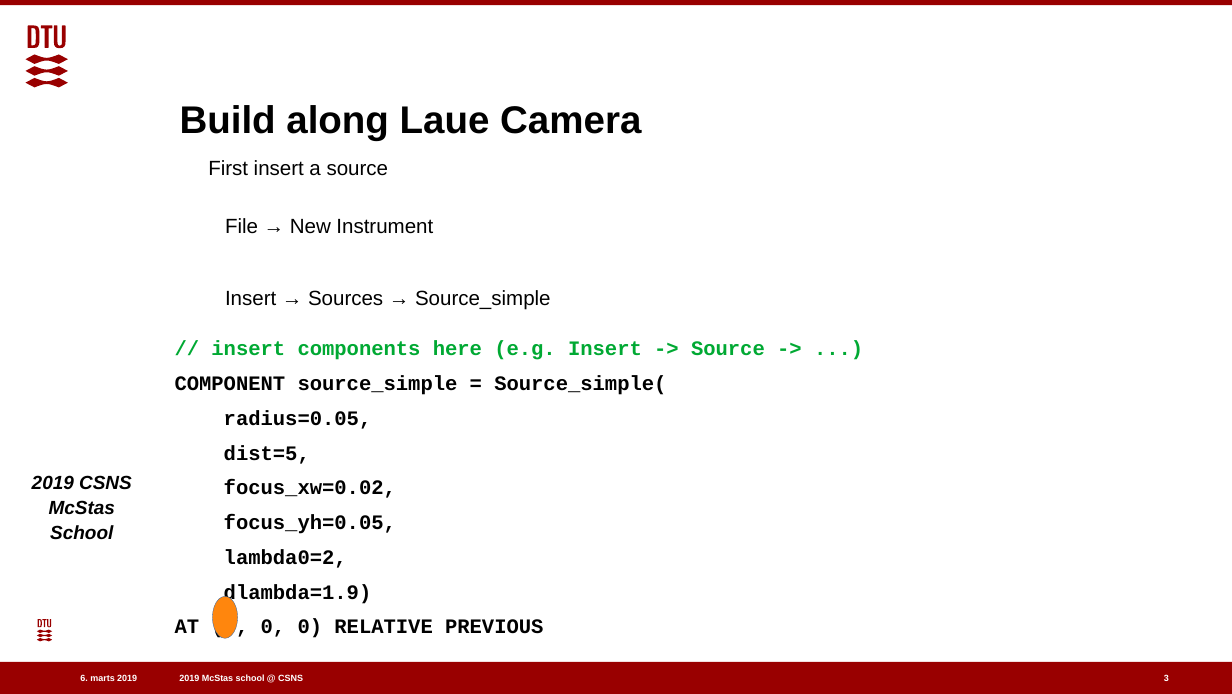
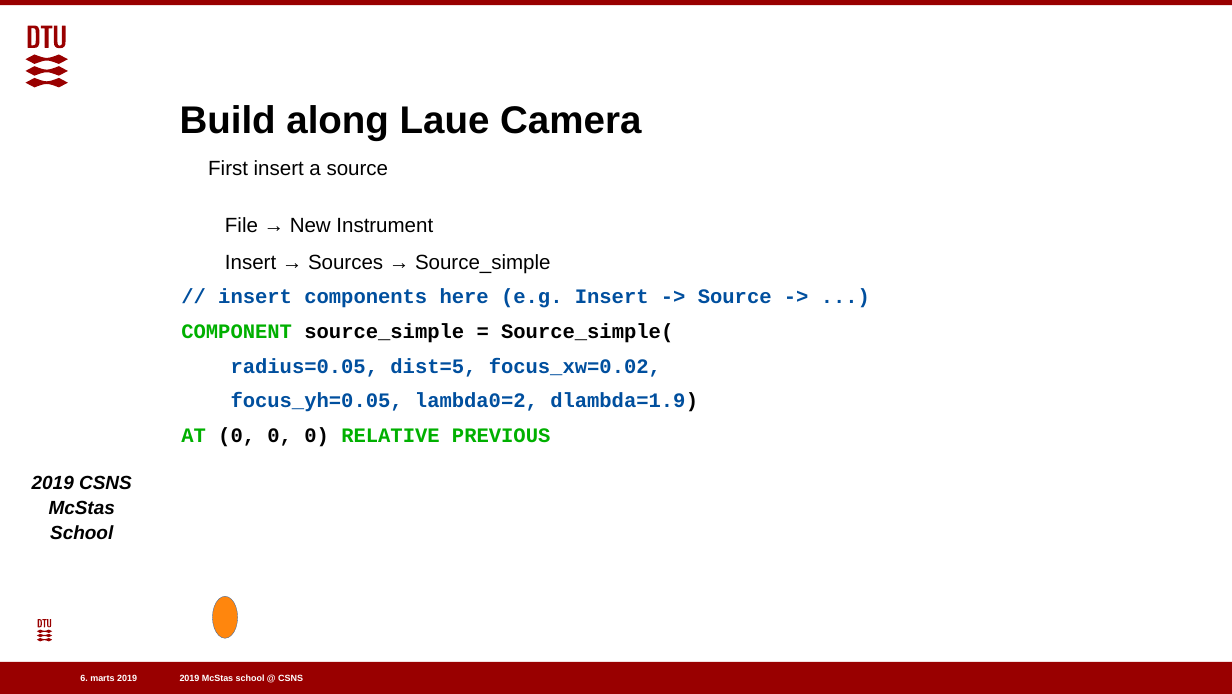
Before and after one commit to eddymaoui/Schools, a slide deck: slide 3 of CSNS_March_2019/3_Wednesday_March_27th/3_sample_and_keyword_exercise/3_sample_practical_powders_sx.pptx. Drawn at 1232x694 pixels with LibreOffice and Linux fonts; fonts in the diff are those of the drawing; background and template pictures are left out. Boxes give left, top, right and bottom in pixels: in the first picture for what was removed or moved away, otherwise in the second. Text is boxed around its words. In the diff, an @@ line names an element or a change of style, - is before the commit and + after.

```diff
--- a/CSNS_March_2019/3_Wednesday_March_27th/3_sample_and_keyword_exercise/3_sample_practical_powders_sx.pptx
+++ b/CSNS_March_2019/3_Wednesday_March_27th/3_sample_and_keyword_exercise/3_sample_practical_powders_sx.pptx
@@ text "File → New Instrument" rewrapped from [225,218,551,310] to [225,217,551,274] @@
@@ text "// insert components here (e.g. ...": place and size @@
-text "// insert components here (e.g. ..." at [175,341,765,640]
+text "// insert components here (e.g. ..." at [181,289,772,447]
@@ text at [181,289,772,447]: text colour #00A933 to #004F9E in "// insert components here (e.g. Insert -> ..."; text colour #000000 to #00B000 in "COMPONENT", "AT RELATIVE PREVIOUS" @@
@@ text at [231,358,698,412]: text changed; text colour #000000 to #004F9E @@
-radius=0.05,
-dist=5,
-focus_xw=0.02,
-focus_yh=0.05,
-lambda0=2,
-dlambda=1.9)
+radius=0.05, dist=5, focus_xw=0.02,
+focus_yh=0.05, lambda0=2, dlambda=1.9)
@@ ellipse at [213,596,238,637]: outline #3465A4 0.25 pt to #3465A4 0.26 pt @@
@@ freeform shape at [37,619,52,641]: outline redrawn @@
@@ page number removed at [1164,674,1169,683] @@
-3
```
Also in this commit, not shown: 13 other slides changed, 1 slide added, 1 other file.
